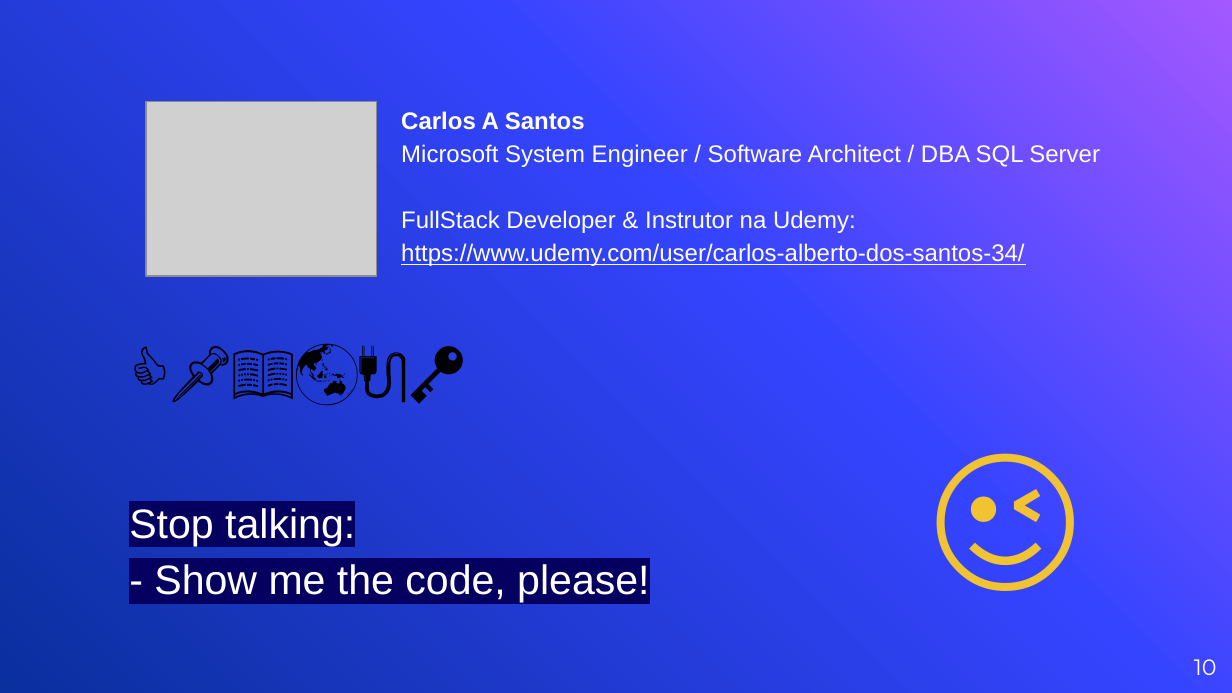
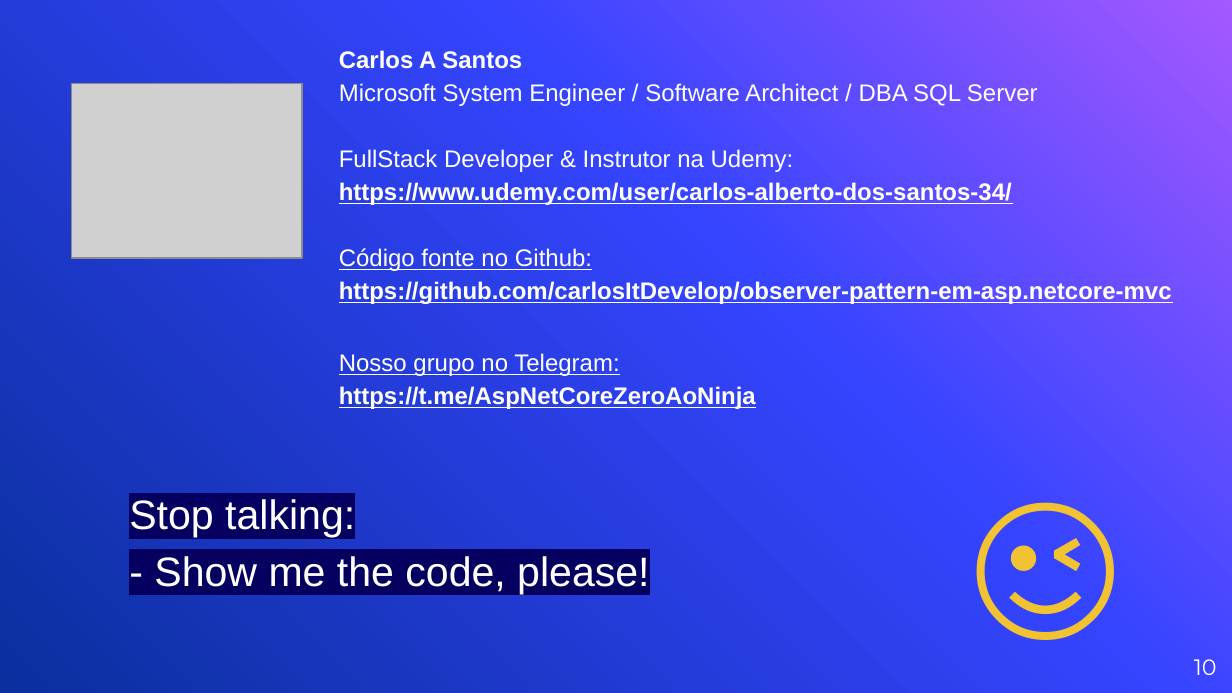
Before and after one commit to carlosItDevelop/observer-pattern-em-asp.netcore-mvc, a slide deck: slide 10 of Observer/docs-imgs/apresentacao-observer-dotnet7-mvc.pptx. Drawn at 1232x693 pixels with LibreOffice and Linux fonts; fonts in the diff are those of the drawing; grey boxes stand for pictures. Boxes give left, top, right and bottom in pixels: in the first picture for what was removed or moved away, otherwise in the second. Text is boxed around its words. In the diff, an @@ line names an element or a change of style, - is before the commit and + after.

```diff
--- a/Observer/docs-imgs/apresentacao-observer-dotnet7-mvc.pptx
+++ b/Observer/docs-imgs/apresentacao-observer-dotnet7-mvc.pptx
@@ text at [339, 50, 1172, 409]: text changed; bold on @@
-Carlos A Santos
-Microsoft System Engineer / Software Architect / DBA SQL Server
-FullStack Developer & Instrutor na Udemy:
-https://www.udemy.com/user/carlos-alberto-dos-santos-34/
+Carlos A Santos
+Microsoft System Engineer / Software Architect / DBA SQL Server
+FullStack Developer & Instrutor na Udemy:
+https://www.udemy.com/user/carlos-alberto-dos-santos-34/
+Código fonte no Github:
+https://github.com/carlosItDevelop/observer-pattern-em-asp.netcore-mvc
+Nosso grupo no Telegram:
+https://t.me/AspNetCoreZeroAoNinja
@@ picture: place and size @@
-picture at [145, 101, 376, 276]
+picture at [71, 84, 302, 259]
@@ text "😉": place and size @@
-text "😉" at [908, 416, 1103, 591]
+text "😉" at [949, 466, 1143, 641]
@@ text at [129, 499, 649, 594]: text changed @@
-👍📌📖🌏🔌🔑
-Stop talking:
-- Show me the code, please!
+Stop talking:
+- Show me the code, please!
```
Also in this commit, not shown: 1 other slide changed, 2 other files.
